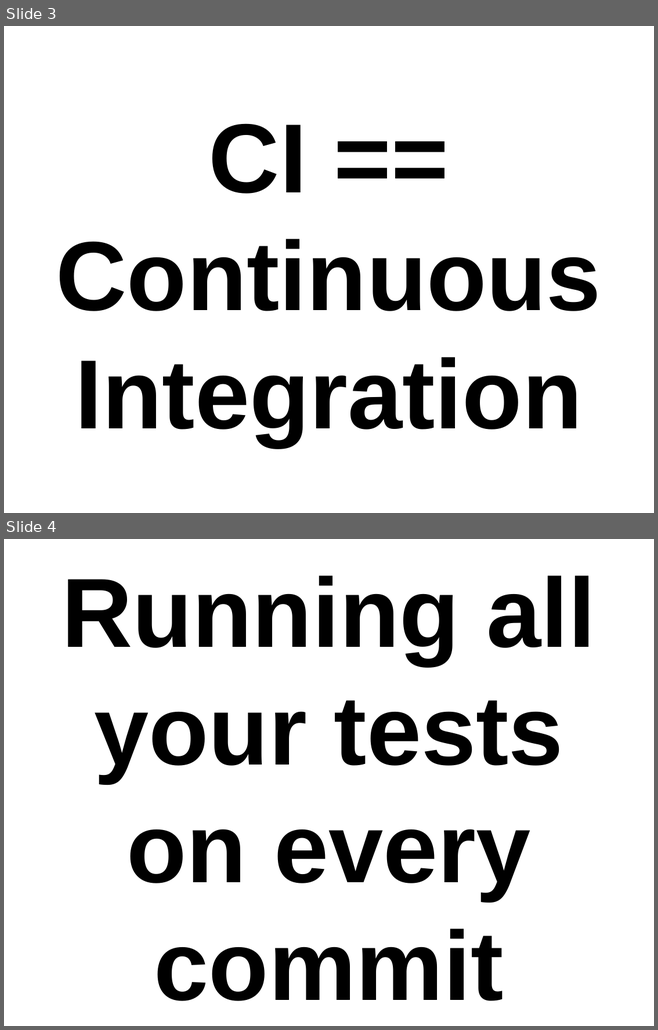
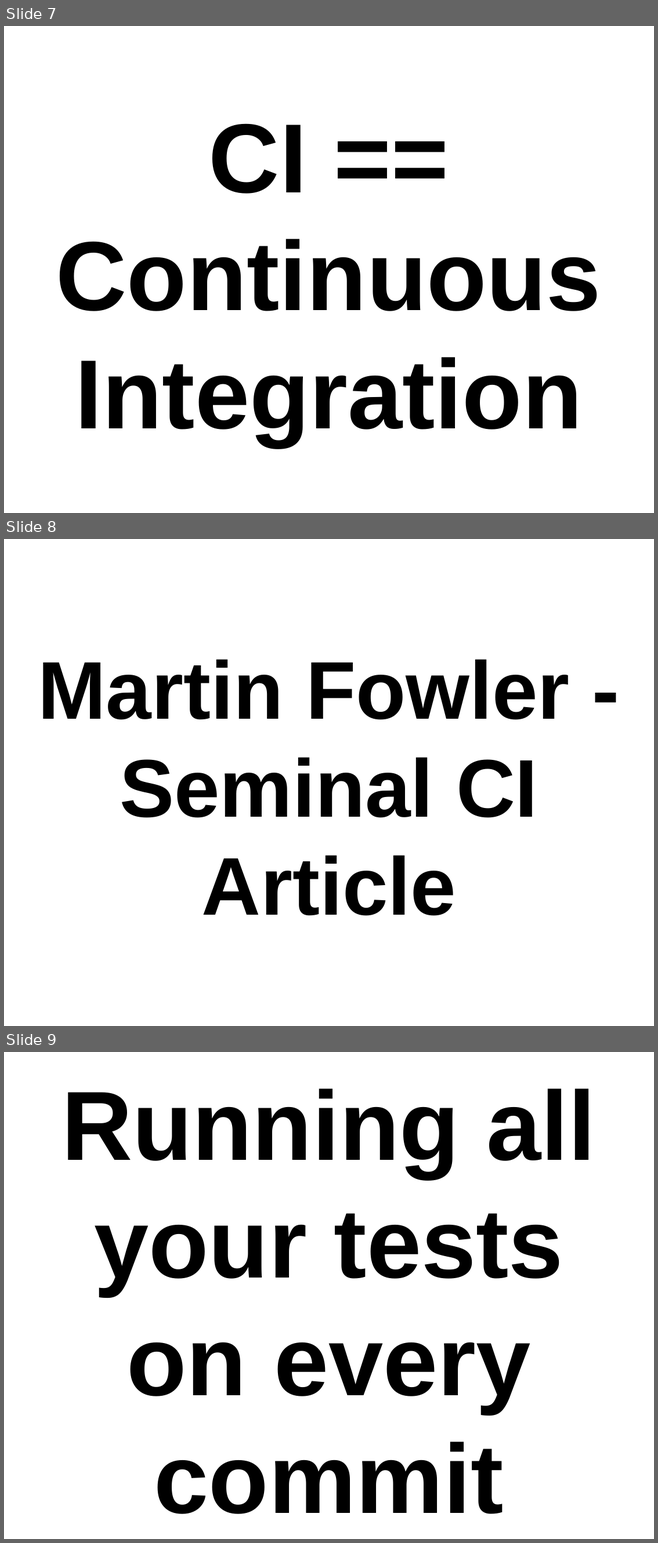
Before and after one commit to thewoolleyman/ci_for_the_rails_guy_or_gal, a slide deck: presentation/ci_for_the_web_2.0_guy_or_gal.odp. Shown one above the other, each under a label of ours: slides 3 and 4 before the commit, slides 7, 8 and 9 after it. The pictures are 658x1030 and 658x1543 pixels, drawn with LibreOffice and Linux fonts; fonts in the diff are those of the drawing. Boxes give left, top, right and bottom in pixels: in the first picture for what was removed or moved away, otherwise in the second. Text is boxed around its words. In the diff, an @@ line names an element or a change of style, - is before the commit and + after.

```diff
--- a/presentation/ci_for_the_web_2.0_guy_or_gal.odp
+++ b/presentation/ci_for_the_web_2.0_guy_or_gal.odp
@@ slide 8 added at box(4, 539, 654, 1026), background #FFFFFF @@
@@ title added at box(38, 659, 570, 916), 100 pt, text #000000, bold @@
+Martin Fowler -
+Seminal CI Article
@@ what was slide 3 is now slide 7 @@
@@ what was slide 4 is now slide 9 @@
```
Also in this commit, not shown: 20 other slides added, 1 slide removed.
